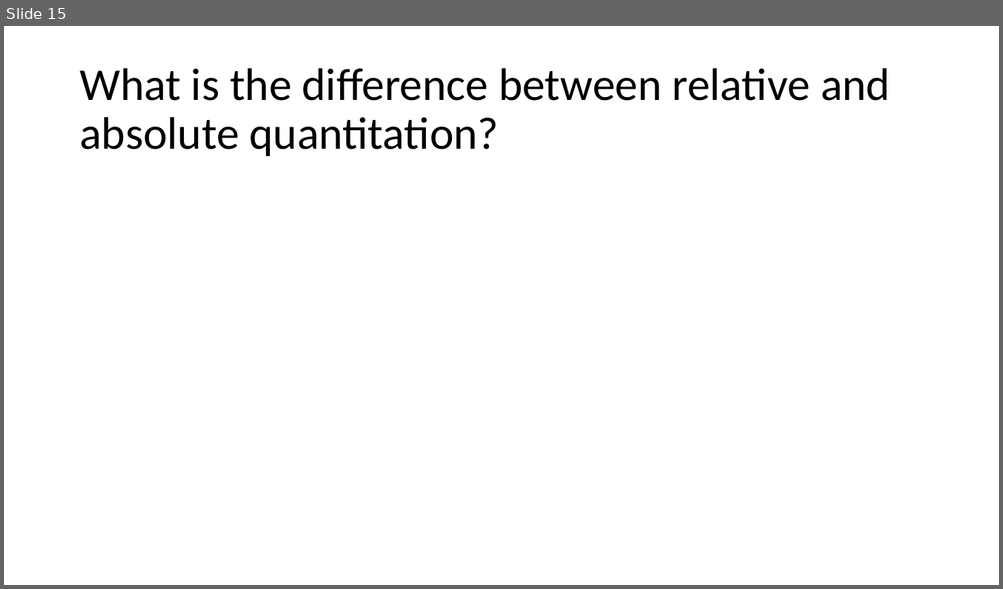
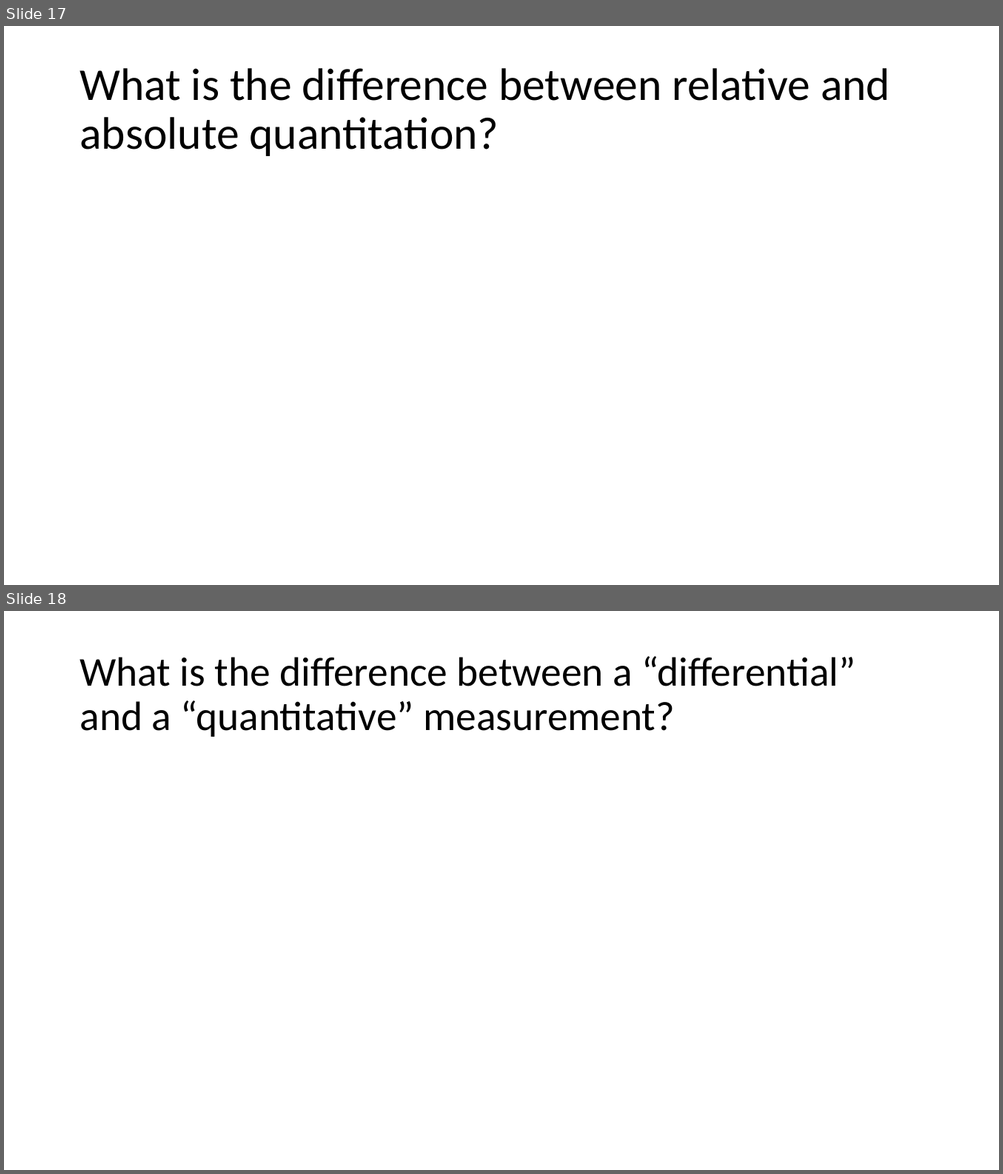
Before and after one commit to beliveau-lab/gen575, a slide deck: lectures/3.Quant101.Calibration.pptx. Shown one above the other, each under a label of ours: slide 15 before the commit, slides 17 and 18 after it. The pictures are 1003x589 and 1003x1174 pixels, drawn with LibreOffice and Linux fonts; fonts in the diff are those of the drawing. Boxes give left, top, right and bottom in pixels: in the first picture for what was removed or moved away, otherwise in the second. Text is boxed around its words. In the diff, an @@ line names an element or a change of style, - is before the commit and + after.

```diff
--- a/lectures/3.Quant101.Calibration.pptx
+++ b/lectures/3.Quant101.Calibration.pptx
@@ slide 18 added at (x1=4, y1=611, x2=999, y2=1170), background #FFFFFF @@
@@ title added at (x1=79, y1=656, x2=856, y2=737), 39.6 pt, text #000000 @@
+What is the difference between a “differential” and a “quantitative” measurement?
@@ what was slide 15 is now slide 17 @@
```
Also in this commit, not shown: 3 slides changed, 12 other slides added.
